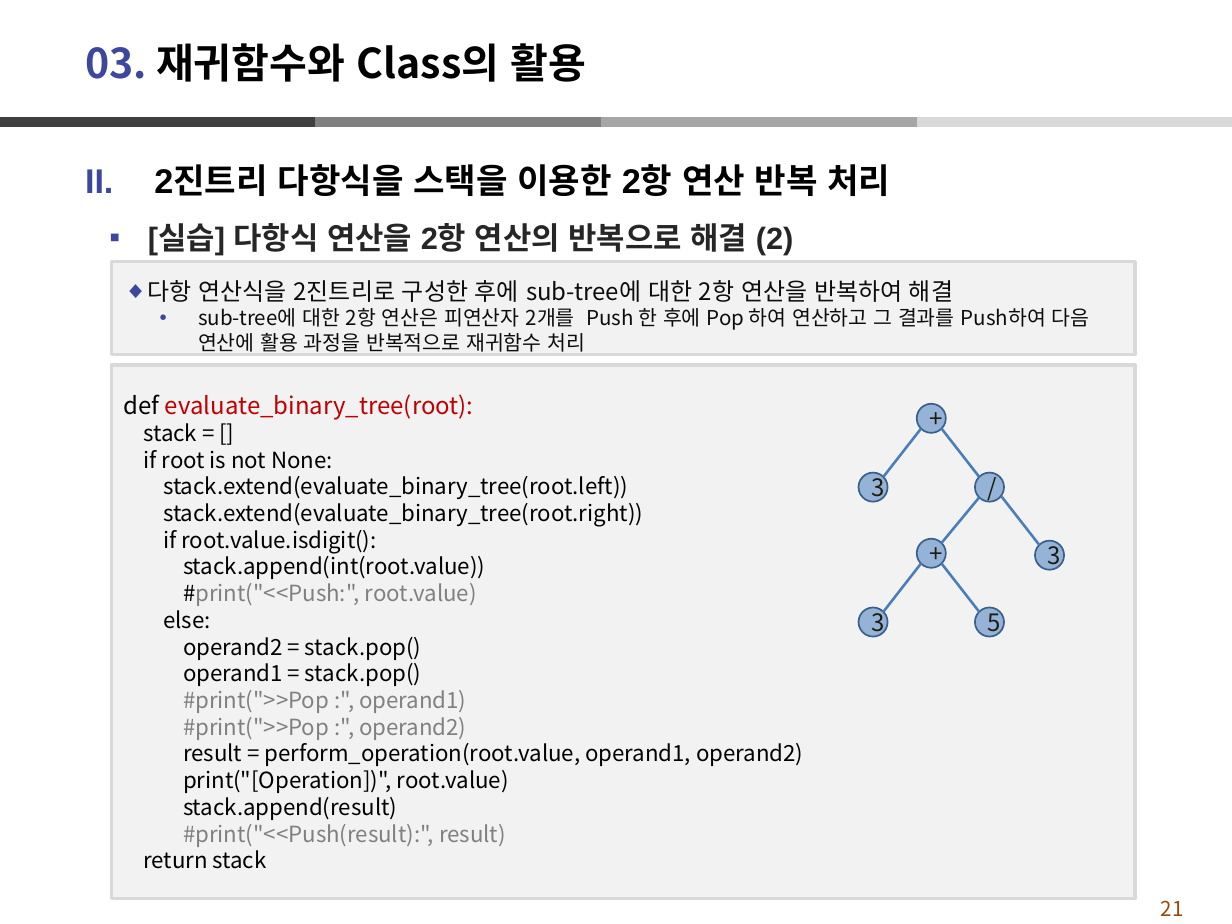
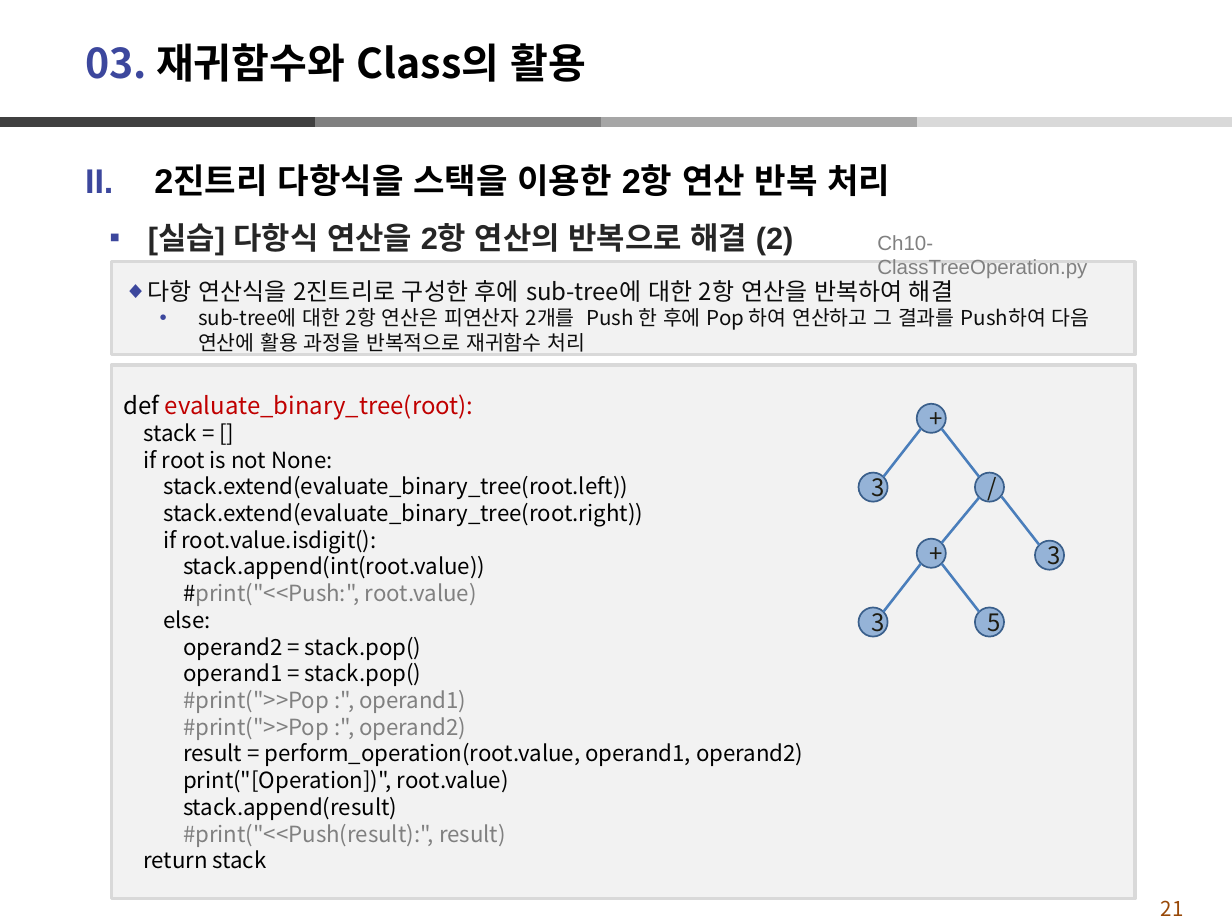
Before and after one commit to dndxor/BCPy, a slide deck: slide 21 of Ch10-재귀함수활용_Class.pptx. Drawn at 1232x924 pixels with LibreOffice and Linux fonts; fonts in the diff are those of the drawing. Boxes give left, top, right and bottom in pixels: in the first picture for what was removed or moved away, otherwise in the second. Text is boxed around its words. In the diff, an @@ line names an element or a change of style, - is before the commit and + after.

```diff
--- a/Ch10-재귀함수활용_Class.pptx
+++ b/Ch10-재귀함수활용_Class.pptx
@@ text added at <box>877,235,1087,278</box>, 12 pt, text #808080 @@
+Ch10-ClassTreeOperation.py
```
Also in this commit, not shown: 5 other slides changed, 24 other files.
